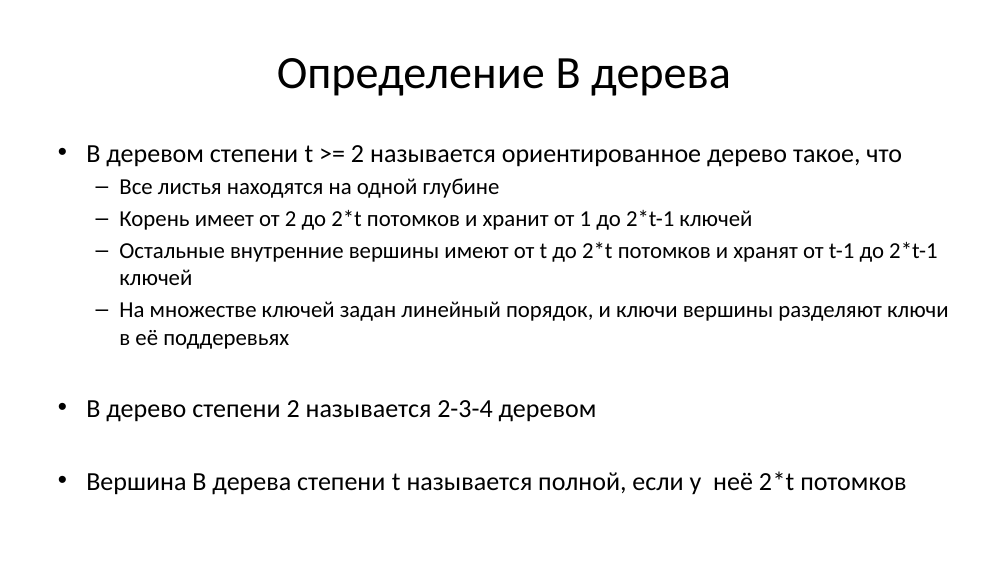
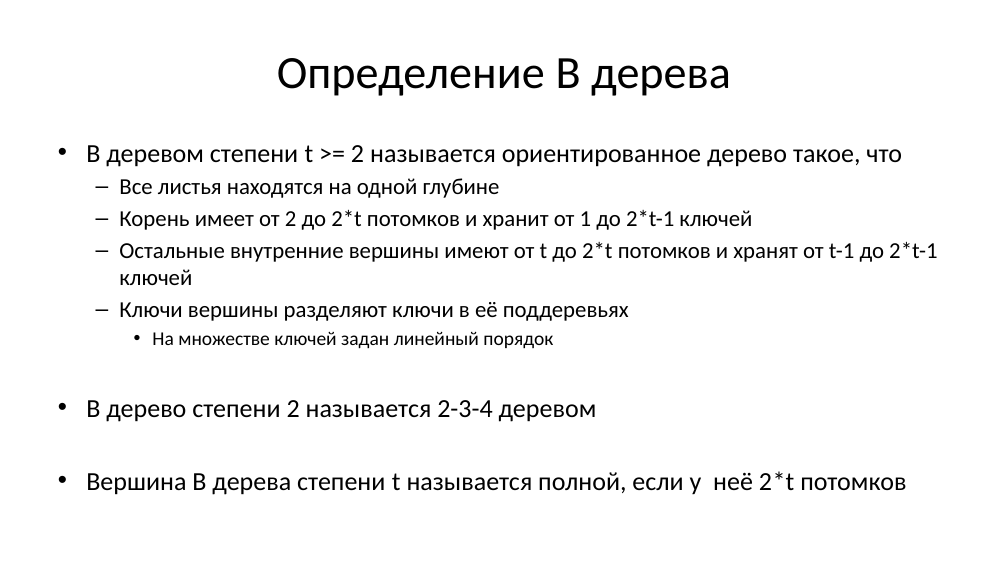
Before and after one commit to Evgueni-Petrov-aka-espetrov/Algorithms-and-Programming-in-C-pptx, a slide deck: slide 4 of 19 Б и КЧ деревья.pptx. Drawn at 1008x567 pixels with LibreOffice and Linux fonts; fonts in the diff are those of the drawing. Boxes give left, top, right and bottom in pixels: in the first picture for what was removed or moved away, otherwise in the second. Text is boxed around its words. In the diff, an @@ line names an element or a change of style, - is before the commit and + after.

```diff
--- a/19 Б и КЧ деревья.pptx
+++ b/19 Б и КЧ деревья.pptx
@@ text at <box>119,302,629,349</box>: text changed @@
-  – На множестве ключей задан линейный порядок, и ключи вершины разделяют ключи в её поддеревьях
+  – Ключи вершины разделяют ключи в её поддеревьях
+    • На множестве ключей задан линейный порядок
```
Also in this commit, not shown: 12 other slides changed, 2 slides removed.
